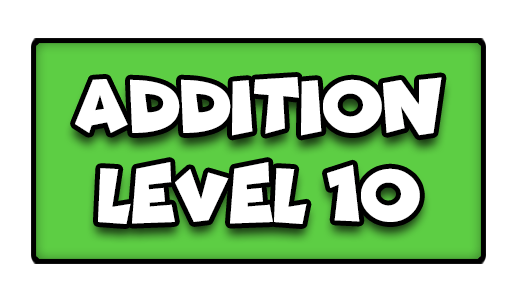
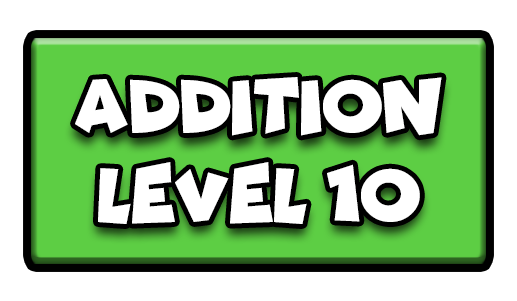
Two versions of the same layered image (517 × 301). Layer-by-layer changes:
pixels changed over <box>23,30,494,272</box> (layer not identified)
